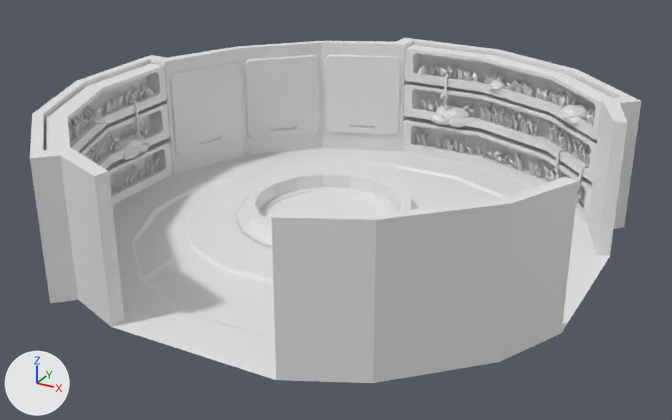
The FBX model Assets/PolygonSciFiSpace/Models/SM_Bld_Hydroponics_BaseFloor_01.fbx as it was, and as the next commit left it.
Before and after are seen from a 50 mm lens placed at (14.67, -24.82, 11.91), pointed at (2.39, -2.49, 0.74). The axes (+X, +Y, +Z) are drawn at lower left. The lights are the same throughout. Materials are left out; every surface is plain grey. Where no turn or scale is listed for an object, it has been applied to the vertices.

In view in the first picture: 'SM_Bld_Hydroponics_BaseFloor_01', 'SM_Bld_Hydroponics_WallPlantsLower_L_01', 'SM_Bld_Hydroponics_WallPlantsLower_R_01'.
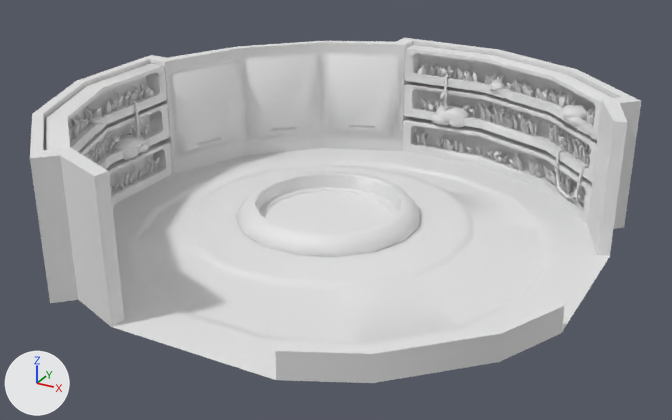
Pixel boxes [x1, y1, x2, y2] of what changed, in the pictures (672 x 420 px; the box of a moved part takes in the faces that stretch with it):
part 1 of me_mesh, moved or reshaped: before [271, 177, 578, 383]; after [275, 300, 564, 383]
part 2 of me_mesh, shading changed: [30, 38, 641, 380] in both

The change, as a list of edits to the scene's bpy script:
```text
Change me_mesh:
    where me_mesh.from_pydata(...)  # 615 vertices, 676 faces; spans x -5.9..10.0, y -10.0..5.9, z -0.1..4.0
    used by ob_sm_bld_hydroponics_basefloor_01; location = (0.0, 0.0, 0.0)
    me_mesh part 1: all 12 vertices in x 4.9..10.0, y -10.0..-4.8, z 3.7..4.0 are moved by (0.0, 0.0, -3.2)
    me_mesh part 2: edges marked sharp go from 731 to 283
```
